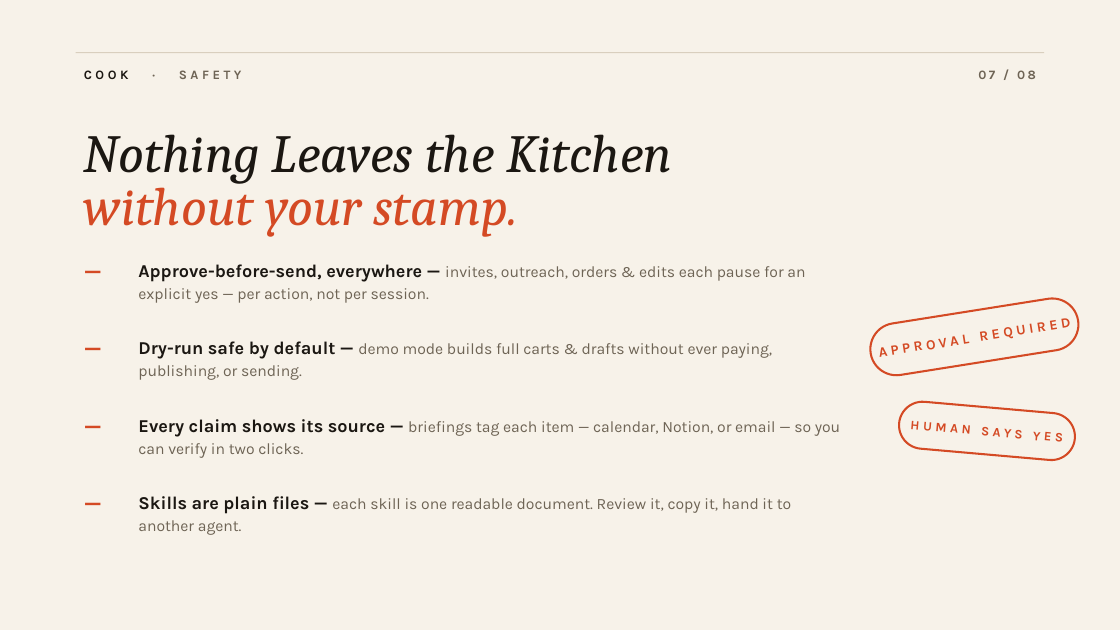
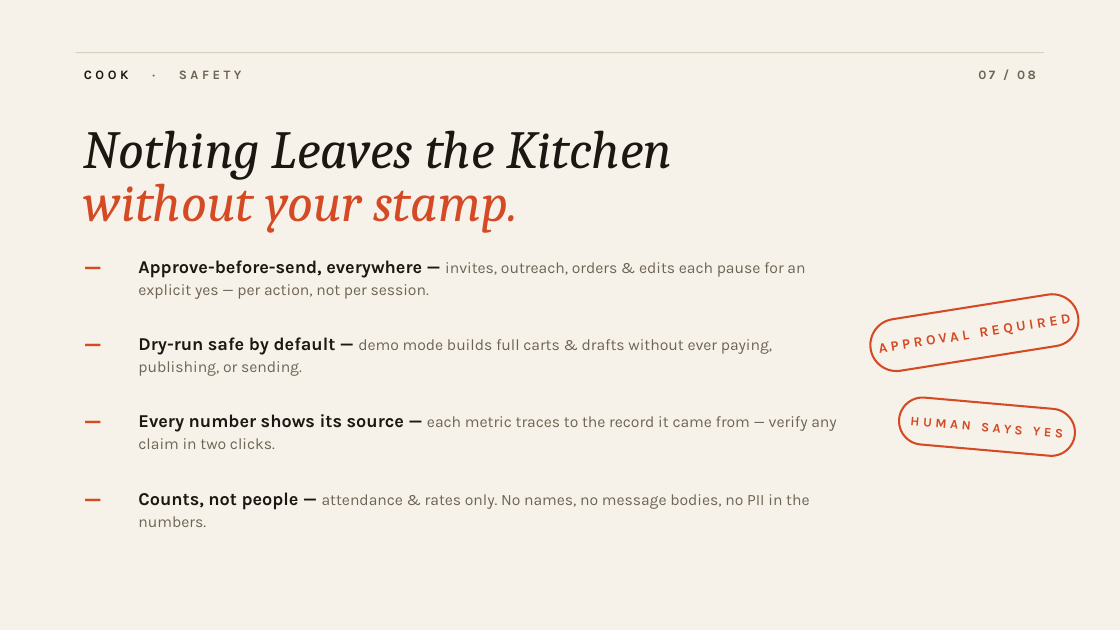
Before and after one commit to idildogaturkmen/COOK, a slide deck: slide 7 of docs/cook-demo.pptx. Drawn at 1120x630 pixels with LibreOffice and Linux fonts; fonts in the diff are those of the drawing. Boxes give left, top, right and bottom in pixels: in the first picture for what was removed or moved away, otherwise in the second. Text is boxed around its words. In the diff, an @@ line names an element or a change of style, - is before the commit and + after.

```diff
--- a/docs/cook-demo.pptx
+++ b/docs/cook-demo.pptx
@@ text at (138,414,836,449): text changed @@
-Every claim shows its source — briefings tag each item — calendar, Notion, or email — so you can verify in two clicks.
+Every number shows its source — each metric traces to the record it came from — verify any claim in two clicks.
@@ 8 texts, 2 rounded rectangles: place and size @@
-8 texts, 2 rounded rectangles at (76,134,1082,526)
+8 texts, 2 rounded rectangles at (76,130,1082,522)
@@ text at (138,492,809,527): text changed @@
-Skills are plain files — each skill is one readable document. Review it, copy it, hand it to another agent.
+Counts, not people — attendance & rates only. No names, no message bodies, no PII in the numbers.
```
Also in this commit, not shown: 6 other slides changed, 1 slide added, 1 slide removed, 1 other file.
